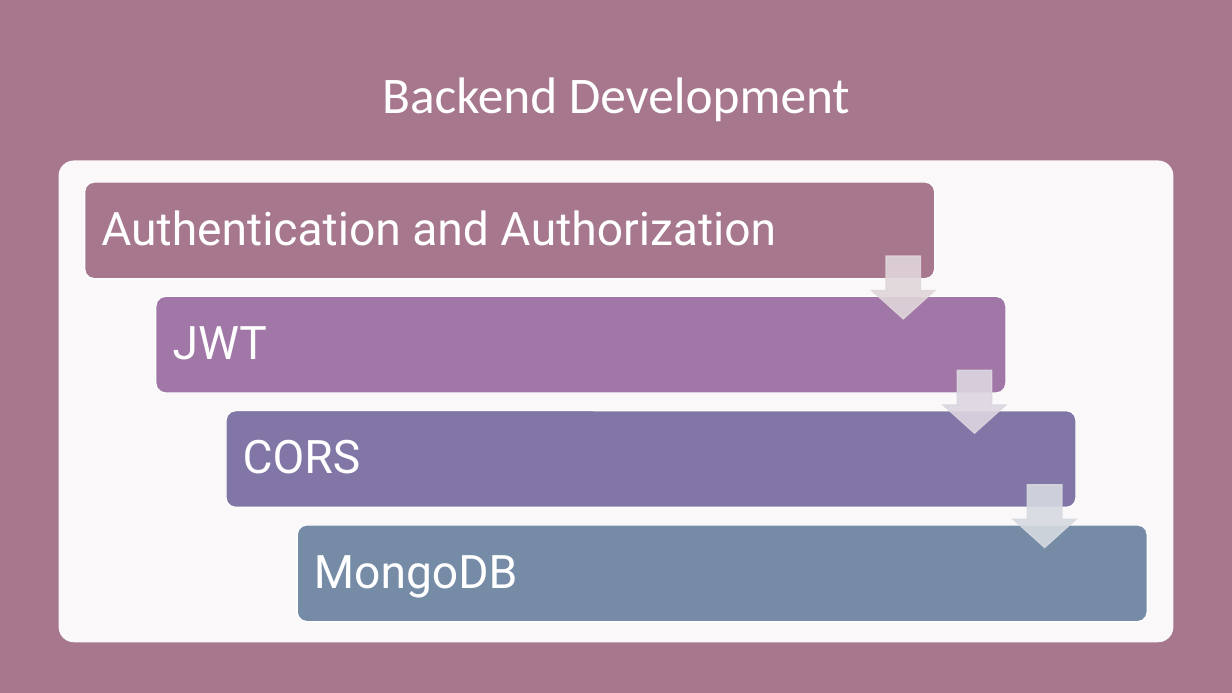
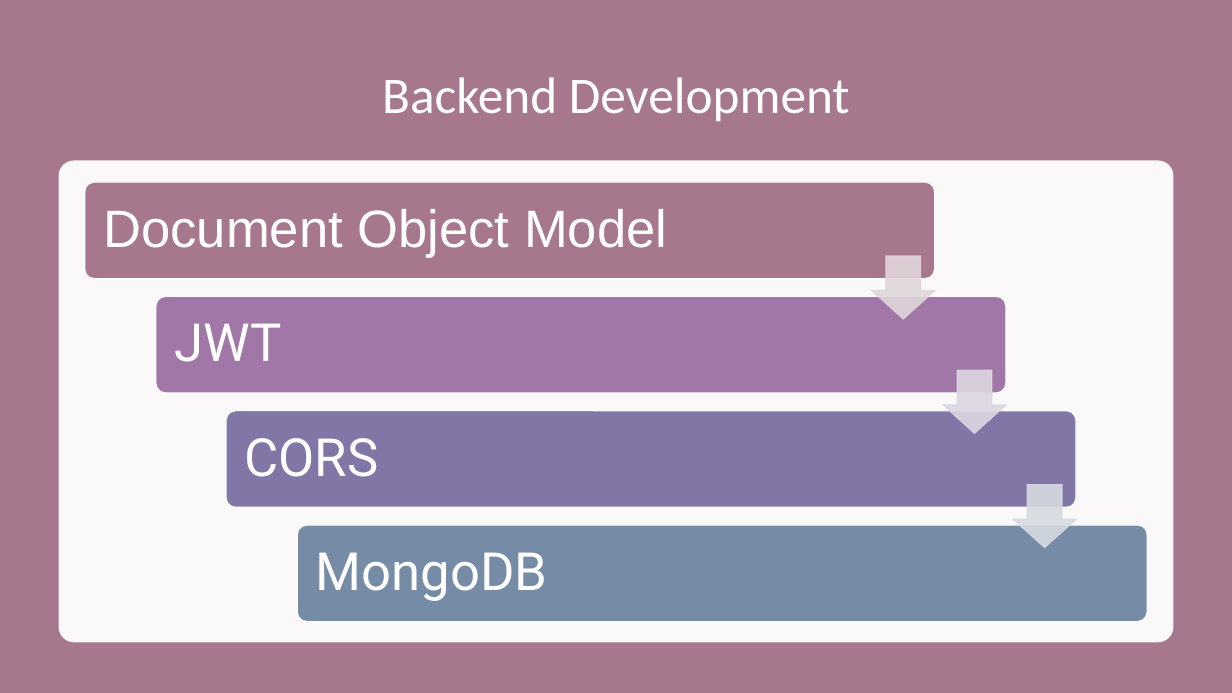
Before and after one commit to masgunady/fw15-backend, a slide deck: slide 2 of Intermediate backend.pptx. Drawn at 1232x693 pixels with LibreOffice and Linux fonts; fonts in the diff are those of the drawing. Boxes give left, top, right and bottom in pixels: in the first picture for what was removed or moved away, otherwise in the second. Text is boxed around its words. In the diff, an @@ line names an element or a change of style, - is before the commit and + after.

```diff
--- a/Intermediate backend.pptx
+++ b/Intermediate backend.pptx
@@ text at (103, 209, 667, 258): text changed; size 36 to 41 pt; font Roboto to Arial @@
-Authentication and Authorization
+Document Object Model
@@ size 36 to 41 pt; more space between paragraphs in 3 elements at (175, 323, 282, 362), (245, 438, 379, 477), (316, 552, 548, 601) @@
```
Also in this commit, not shown: 1 other slide changed, 4 other files.
